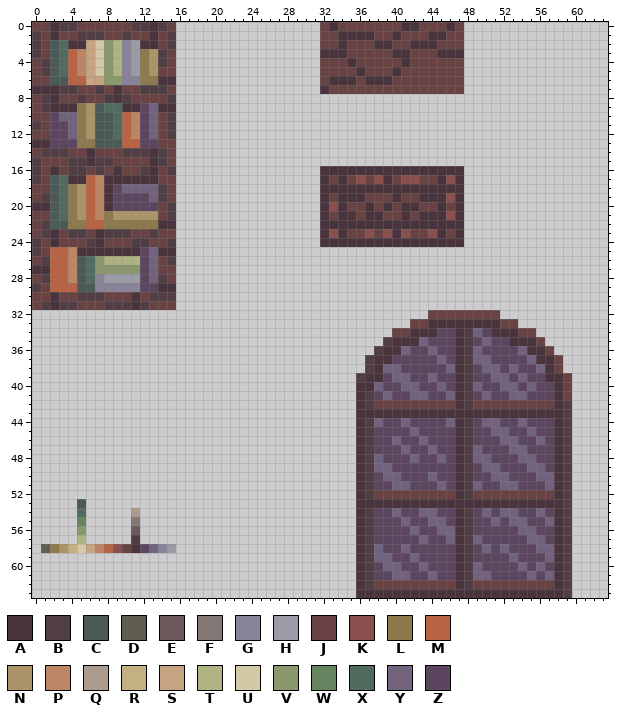
Pixel-art file: unused/art/in development.ase. That is the earlier state.
64x64 pixels, 1 frame.
Palette (. is transparent): A #49343d  B #513e45  C #4b5a57  D #615c50  E #6c595c  F #847875  G #888398  H #9a9ba7  J #694343  K #8a504d  L #8d794e  M #b86343  N #aa9468  P #bc8563  Q #ab9b8e  R #c3b280  S #c6a482  T #afb381  U #d2c9a5  V #8a996d  W #66845f  X #516c5e  Y #71627d  Z #5b455f
Pixels before (only the part around the change), first column x 6:
 0 JJJJJBBABJ................JAJJJJJJJAAJJJAJ........
 1 BBJJBJJAJB................JJAAAAJJAJJJAAJJ........
 2 SUVTGHAAJB................JJAJJJAAJJAAAJJJ........
 3 SUVTGHLNBJ................AAAJJJJJAAJJJAAA........
 4 SUVTGHLNBJ................JJJAJJJJJAJJJJJJ........
 5 SUVTGHLNJJ................JJJJAJJJAJJJJJJJ........
 6 SSVVGGLLAA................JAAAJAAAJJJJJJJJ........
 7 JBJAJJBBBJ................AJJJJJJJJJJJJJJJ........
 8 JJBABJJJJB........................................
 9 NCXXAAZYAA........................................
10 NCCXMPZYJB........................................
11 NCCXMPZYJB........................................
12 NCCXMPZYJB........................................
13 LCCCMMZZJJ........................................
14 AJJJBBBABJ........................................
15 ABBJJJJABJ........................................
16 JBJAJJBAJB................AAAAAAAAAAAAAAAA........
17 MPAAAAAAJJ................AJAJKJKAJKKJJAKA........
18 MPAZYYYYBJ................AAAAAAAAAAAAAAAA........
19 MPAZZZZYBJ................AJAAAJJJAJJAAAKA........
20 MPAZZZZZJB................AKAJJAJAJAAJJAJA........
21 MPLNNNNNJB................AJAAJAAJJAJAAAKA........
22 MMLLLLLLAA................AAAAAAAAAAAAAAAA........
23 JABBBJJBJJ................AKAJJKJKAKJJKAJA........
24 BAJJJBBJJB................AAAAAAAAAAAAAAAA........
25 AAAAAAZYAA........................................
26 XVTTTTZYJB........................................
27 XVVVVVZYJJ........................................
28 XGHHHHZYBJ........................................
29 CGGGGGZZAA........................................
30 BBJJJAJBBB........................................
31 JJBBBABJJJ........................................
The result:
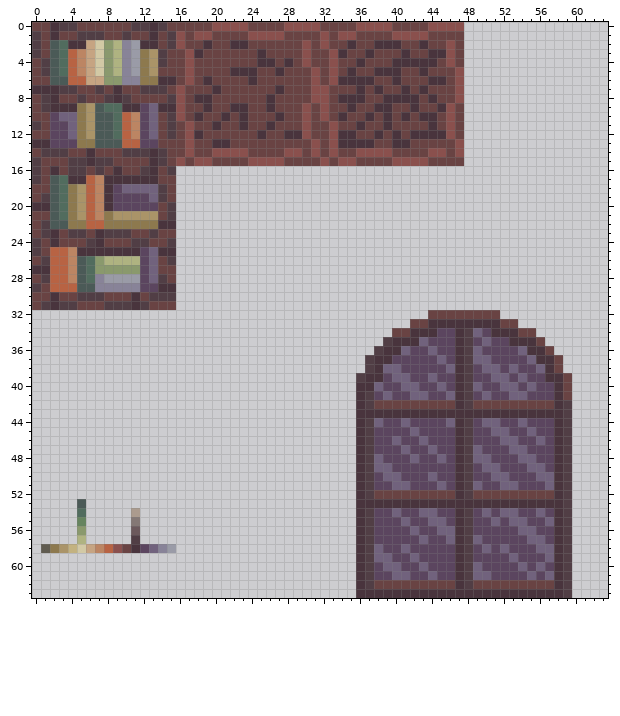
Change:
{"y":0,"x":16,"old":"................","new":"JJJJKKKKJJJJKKKK"}
{"y":0,"x":33,"old":"A","new":"J"}
{"y":0,"x":36,"old":"JJJJ","new":"KKKK"}
{"y":0,"x":41,"old":"AA","new":"JJ"}
{"y":0,"x":44,"old":"JJAJ","new":"KKKK"}
{"y":1,"x":16,"old":"................J","new":"KJKKJJJJKKKKJJJJK"}
{"y":1,"x":34,"old":"AAAA","new":"KKJJ"}
{"y":1,"x":40,"old":"AJJJAA","new":"KKKKJJ"}
{"y":2,"x":16,"old":"................J","new":"KJJAJJAAJJJJJJKJK"}
{"y":2,"x":34,"old":"AJ","new":"JA"}
{"y":2,"x":40,"old":"J","new":"A"}
{"y":2,"x":42,"old":"A","new":"J"}
{"y":2,"x":44,"old":"A","new":"J"}
{"y":2,"x":46,"old":"J","new":"K"}
{"y":3,"x":16,"old":"................AA","new":"JKAJJJJJJAJJJJKJJK"}
{"y":3,"x":37,"old":"J","new":"A"}
{"y":3,"x":40,"old":"A","new":"J"}
{"y":3,"x":44,"old":"J","new":"A"}
{"y":3,"x":46,"old":"AA","new":"KJ"}
{"y":4,"x":16,"old":"................","new":"JKJJJJJJJAAJAJKJ"}
{"y":4,"x":33,"old":"J","new":"K"}
{"y":4,"x":35,"old":"AJ","new":"JA"}
{"y":4,"x":40,"old":"J","new":"A"}
{"y":4,"x":42,"old":"JJJ","new":"AAA"}
{"y":4,"x":46,"old":"J","new":"K"}
{"y":5,"x":16,"old":"................","new":"JKJJJJAAAJJAJJJK"}
{"y":5,"x":33,"old":"J","new":"K"}
{"y":5,"x":35,"old":"JA","new":"AJ"}
{"y":5,"x":38,"old":"JJ","new":"AA"}
{"y":5,"x":43,"old":"J","new":"A"}
{"y":5,"x":47,"old":"J","new":"K"}
{"y":6,"x":16,"old":"................","new":"JKJAJJJJAJJJJJJK"}
{"y":6,"x":33,"old":"A","new":"K"}
{"y":6,"x":36,"old":"J","new":"A"}
{"y":6,"x":38,"old":"AAJ","new":"JJA"}
{"y":6,"x":44,"old":"JJ","new":"AA"}
{"y":6,"x":47,"old":"J","new":"K"}
{"y":7,"x":16,"old":"................A","new":"KJJJAJJJJJJAJJJKK"}
{"y":7,"x":36,"old":"J","new":"A"}
{"y":7,"x":38,"old":"J","new":"A"}
{"y":7,"x":41,"old":"J","new":"A"}
{"y":7,"x":43,"old":"J","new":"A"}
{"y":7,"x":47,"old":"J","new":"K"}
{"y":8,"x":16,"old":"................................","new":"KJAAJJJJJJAJJJJKKJAAAJJAAAAJAJJK"}
{"y":9,"x":16,"old":"................................","new":"KJJAJJAAJJAJJJKJKJJAJJAAJJAJJAKJ"}
{"y":10,"x":16,"old":"................................","new":"KJAJJAJAJJJAJJKJKJAJJAJAJAJAAJKJ"}
{"y":11,"x":16,"old":"................................","new":"JKJJAJJAJJAJJJKJJKJJAJJAJJJJAJKJ"}
{"y":12,"x":16,"old":"................................","new":"JKAJJJJJJAJJAAKJJKAAJJAJAJAAAAKJ"}
{"y":13,"x":16,"old":"................................","new":"JKJJAAJJJJJJJJJKJKAAAAJJAAJJJJJK"}
{"y":14,"x":16,"old":"................................","new":"JKJJKKKKJJJJKKJKJKJJKKKKJJJJKKJK"}
{"y":15,"x":16,"old":"................................","new":"KJKKJJJJKKKKJJJJKJKKJJJJKKKKJJJJ"}
{"y":16,"x":32,"old":"AAAAAAAAAAAAAAAA","new":"................"}
{"y":17,"x":32,"old":"AJAJKJKAJKKJJAKA","new":"................"}
{"y":18,"x":32,"old":"AAAAAAAAAAAAAAAA","new":"................"}
{"y":19,"x":32,"old":"AJAAAJJJAJJAAAKA","new":"................"}
{"y":20,"x":32,"old":"AKAJJAJAJAAJJAJA","new":"................"}
{"y":21,"x":32,"old":"AJAAJAAJJAJAAAKA","new":"................"}
{"y":22,"x":32,"old":"AAAAAAAAAAAAAAAA","new":"................"}
{"y":23,"x":32,"old":"AKAJJKJKAKJJKAJA","new":"................"}
{"y":24,"x":32,"old":"AAAAAAAAAAAAAAAA","new":"................"}
{"label":"changed","picture_box":[176,22,464,247]}
